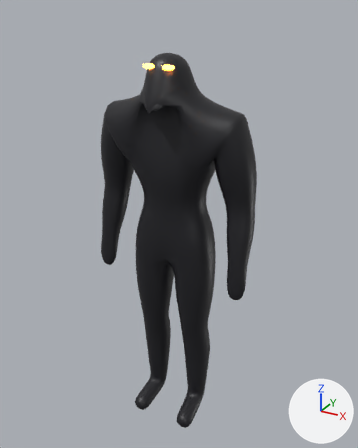
A saved change to the glTF model prototypes/band/models/drums.glb.
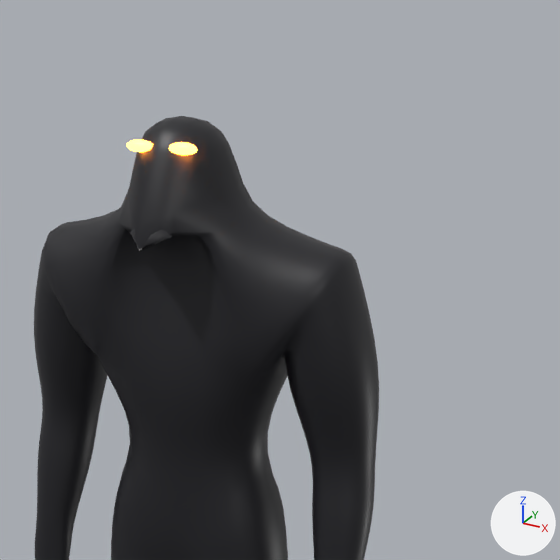
Each version is shown whole from a camera (50 mm lens) standing at (1.024, -1.826, 1.967) and looking at (0.019, 0.002, 1.053), then close up on the part from 24% to 95% of the width and 0% to 57% of the height. Lighting does not change. The marker at lower right points along +X, +Y and +Z. The older version's two pictures come first. Vertices at exactly the same position are counted once.

Objects in the first close-up: 'drums'.
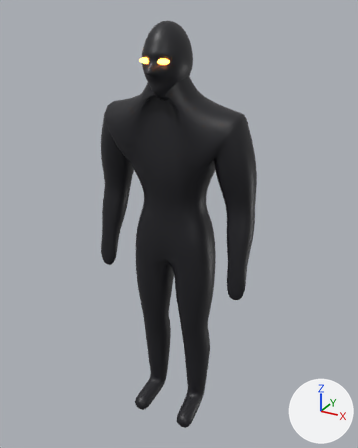
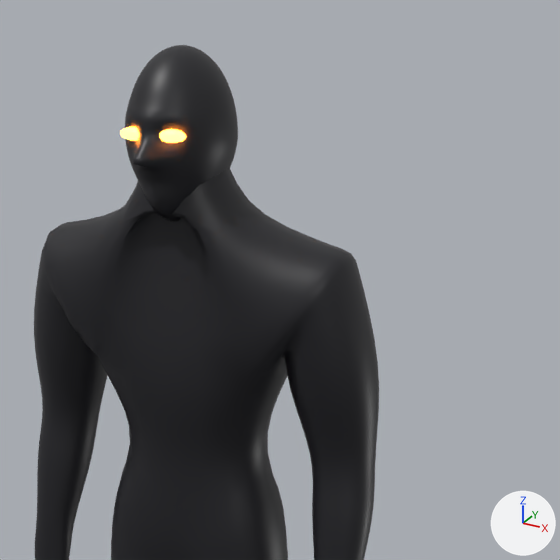
Changed parts and their boxes (x1, y1, x2, y2) in the close-ups (560 x 560 px):
'drums', reshaped: before (34, 116, 379, 560); after (34, 45, 379, 560)
part 1 of me_drums, added: after (159, 129, 186, 143)
part 2 of me_drums, added: after (120, 127, 140, 141)
part 3 of me_drums, built on: before (93, 116, 253, 344); after (94, 45, 249, 343)
part 4 of me_drums, recoloured: before (127, 142, 196, 154); after (127, 139, 231, 167)

What changed in the scene script:
```text
Change me_drums:
    used by ob_drums; location = (0.0, 0.0, 0.0)
    remove me_drums.from_pydata(...)  # 3086 vertices, 6160 faces; spans x -0.38..0.38, y -0.21..0.11, z 0.01..1.8
    add me_drums.from_pydata(...)  # 5840 vertices, 11664 faces; spans x -0.38..0.38, y -0.22..0.11, z 0.01..1.92
    me_drums part 1: a new loose piece, a UV sphere (12 segments, 8 rings, poles along z) spanning x 0.005..0.066, y -0.168..-0.144, z 1.767..1.789, in mat_drums_eyes (black #000000, glowing orange #ff8927)
    me_drums part 2: a new loose piece, a UV sphere (12 segments, 8 rings, poles along z) spanning x -0.066..-0.005, y -0.168..-0.144, z 1.767..1.789, in mat_drums_eyes (black #000000, glowing orange #ff8927)
    me_drums part 3: 199 vertices moved from x -0.12..0.12, y -0.21..0.06, z 1.48..1.8 to x -0.11..0.11, y -0.21..0.05, z 1.48..1.8; 108 vertices removed from x -0.09..0.1, y -0.19..0.05, z 1.61..1.78; 2690 vertices added at x -0.09..0.09, y -0.22..0.06, z 1.61..1.92
    me_drums part 4: 113 faces spanning x -0.09..0.09, y -0.21..-0.03, z 1.73..1.77 switch from mat_drums_eyes (black #000000, glowing orange #ff8927) to mat_drums_dark (black #1d1d22)
```
